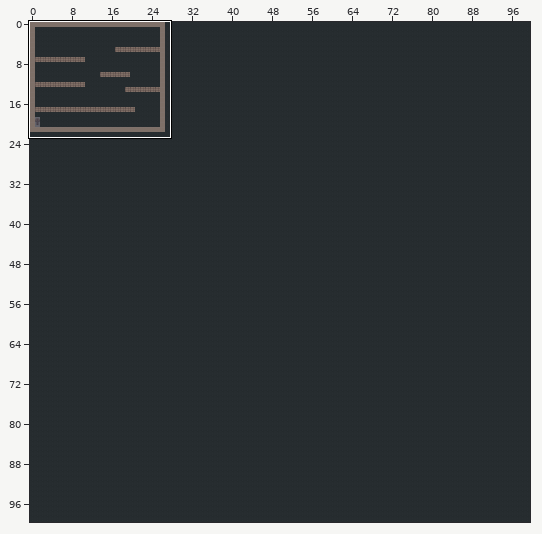
Level history. Tiled map (JSON): assets/tilemaps/myterrain.json. Above, an overview of the earlier version with the close-up marked.
Close-up. Old version:
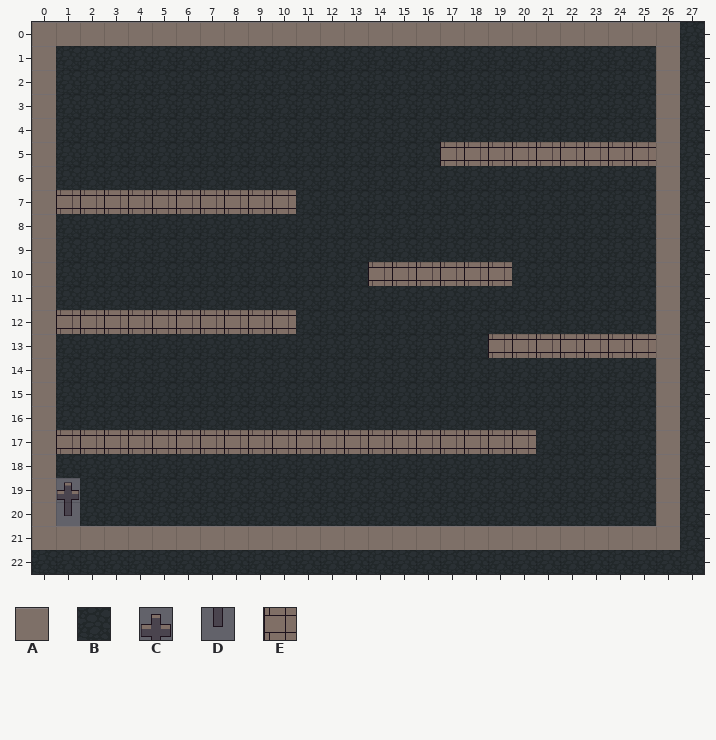
Cells are 32x32 px. Shown: x 0..27, y 0..22.
Key: from "tiles": A 281, B 307, C 687, D 719, E 880.
_ is an empty cell, # one hidden under a higher layer.
Layer "MyTerrain1" before, first column x 0:
 0 AAAAAAAAAAAAAAAAAAAAAAAAAAAB
 1 ABBBBBBBBBBBBBBBBBBBBBBBBBAB
 2 ABBBBBBBBBBBBBBBBBBBBBBBBBAB
 3 ABBBBBBBBBBBBBBBBBBBBBBBBBAB
 4 ABBBBBBBBBBBBBBBBBBBBBBBBBAB
 5 ABBBBBBBBBBBBBBBBEEEEEEEEEAB
 6 ABBBBBBBBBBBBBBBBBBBBBBBBBAB
 7 AEEEEEEEEEEBBBBBBBBBBBBBBBAB
 8 ABBBBBBBBBBBBBBBBBBBBBBBBBAB
 9 ABBBBBBBBBBBBBBBBBBBBBBBBBAB
10 ABBBBBBBBBBBBBEEEEEEBBBBBBAB
11 ABBBBBBBBBBBBBBBBBBBBBBBBBAB
12 AEEEEEEEEEEBBBBBBBBBBBBBBBAB
13 ABBBBBBBBBBBBBBBBBBEEEEEEEAB
14 ABBBBBBBBBBBBBBBBBBBBBBBBBAB
15 ABBBBBBBBBBBBBBBBBBBBBBBBBAB
16 ABBBBBBBBBBBBBBBBBBBBBBBBBAB
17 AEEEEEEEEEEEEEEEEEEEEBBBBBAB
18 ABBBBBBBBBBBBBBBBBBBBBBBBBAB
19 ACBBBBBBBBBBBBBBBBBBBBBBBBAB
20 ADBBBBBBBBBBBBBBBBBBBBBBBBAB
21 AAAAAAAAAAAAAAAAAAAAAAAAAAAB
22 BBBBBBBBBBBBBBBBBBBBBBBBBBBB
And afterwards:
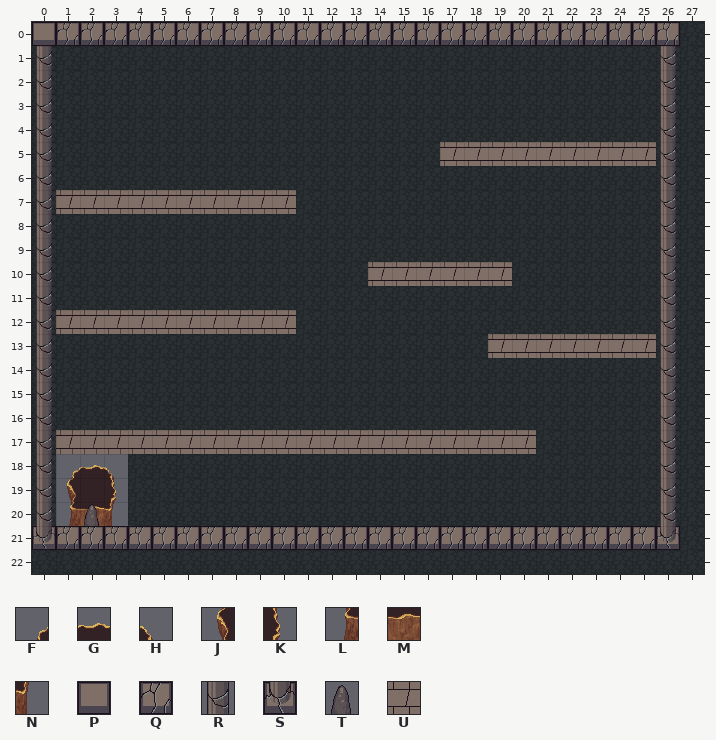
Further tiles: from "tiles": F 0, G 1, H 2, J 32, K 34, L 64, M 65, N 66, P 467, Q 498, R 531, S 563, T 703, U 881.
Tiles of an added or newly shown layer are drawn over the layers below it.
Diff:
Changed rows in their new state; . is an unchanged cell.
Layer "MyTerrain1":
first column x 0:
 0 ###########################
 1 B.........................B
 2 B.........................B
 3 B.........................B
 4 B.........................B
 5 B.........................B
 6 B.........................B
 7 B.........................B
 8 B.........................B
 9 B.........................B
10 B.........................B
11 B.........................B
12 B.........................B
13 B.........................B
14 B.........................B
15 B.........................B
16 B.........................B
17 B.........................B
18 BFGH......................B
19 BJ.K......................B
20 BLMN......................B
21 ###########################
Layer "colisionable" (added):
first column x 0:
 0 PQQQQQQQQQQQQQQQQQQQQQQQQQQ
 1 R.........................R
 2 R.........................R
 3 R.........................R
 4 R.........................R
 5 R................UUUUUUUUUR
 6 R.........................R
 7 RUUUUUUUUUU...............R
 8 R.........................R
 9 R.........................R
10 R.............UUUUUU......R
11 R.........................R
12 RUUUUUUUUUU...............R
13 R..................UUUUUUUR
14 R.........................R
15 R.........................R
16 R.........................R
17 RUUUUUUUUUUUUUUUUUUUU.....R
18 R.........................R
19 R.........................R
20 R.T.......................R
21 SQQQQQQQQQQQQQQQQQQQQQQQQQS
Where, in picture pixels (left, top, right, bottom), the same in both close-ups:
changed: (32, 22, 680, 550)
